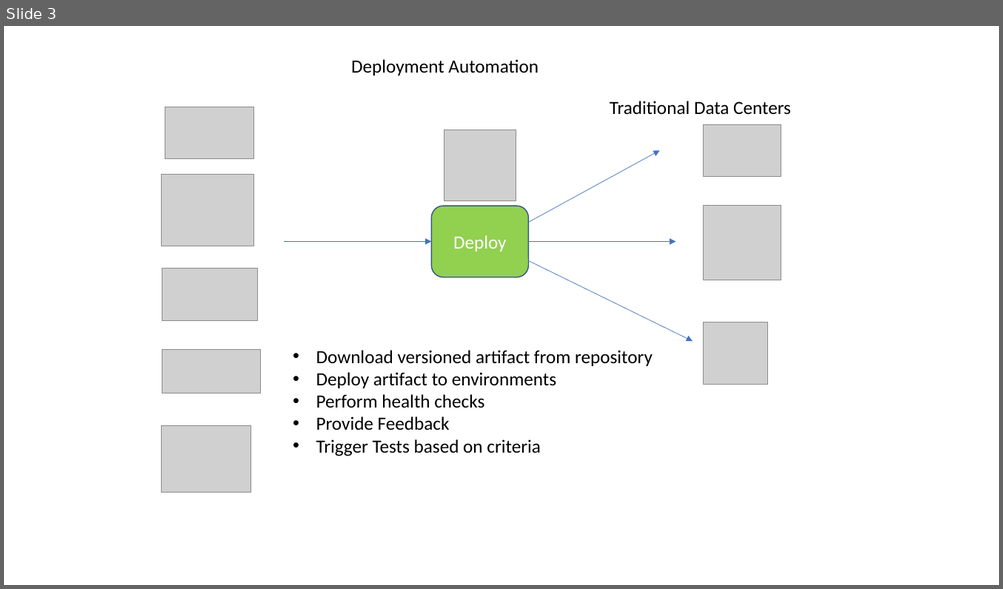
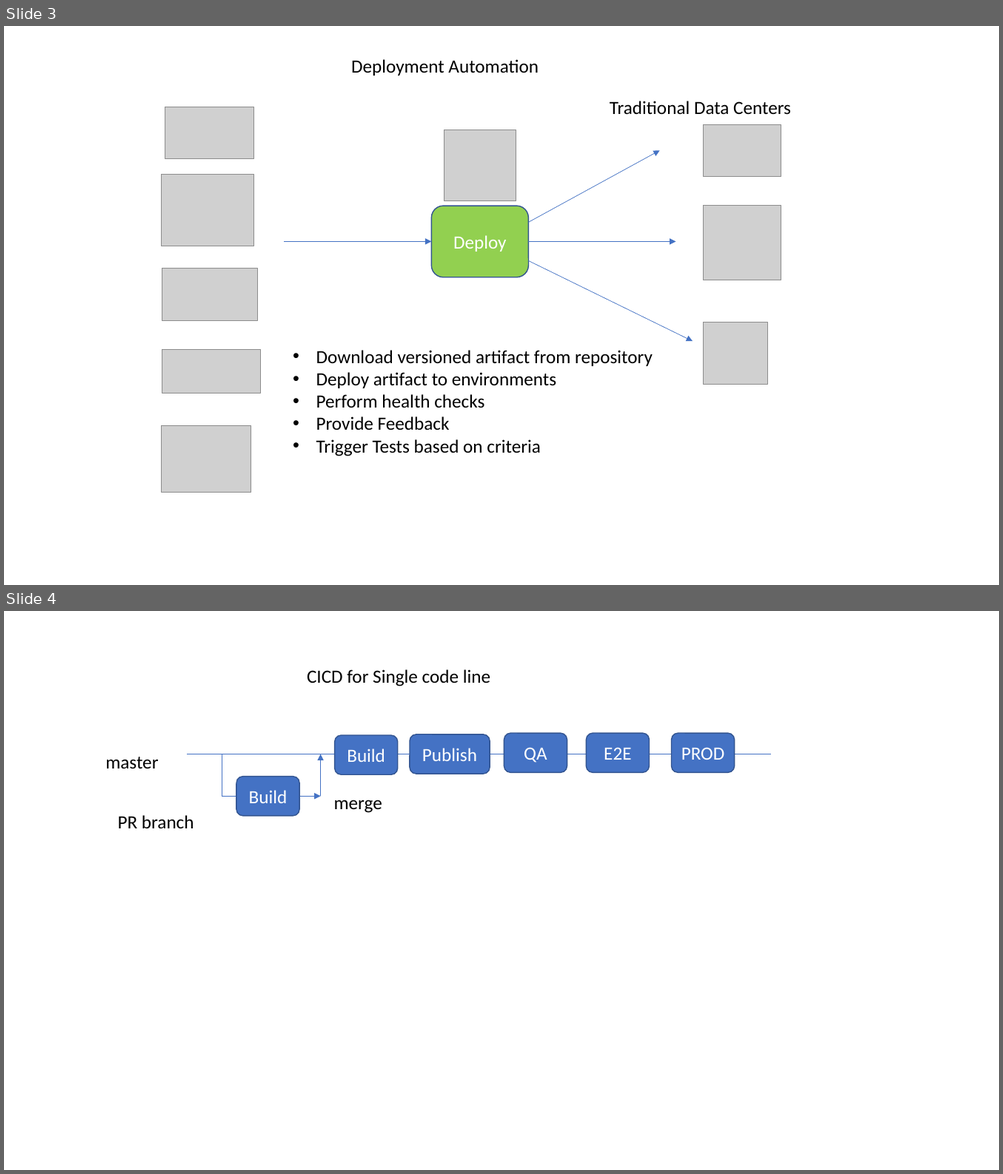
Before and after one commit to varsharaju/product-doc-sample, a slide deck: Resume.pptx. Shown one above the other, each under a label of ours: slide 3 before the commit, slides 3 and 4 after it. The pictures are 1003x589 and 1003x1174 pixels, drawn with LibreOffice and Linux fonts; fonts in the diff are those of the drawing; grey boxes stand for pictures. Boxes give left, top, right and bottom in pixels: in the first picture for what was removed or moved away, otherwise in the second. Text is boxed around its words. In the diff, an @@ line names an element or a change of style, - is before the commit and + after.

```diff
--- a/Resume.pptx
+++ b/Resume.pptx
@@ slide 4 added at [4, 611, 999, 1170], background #FFFFFF @@
@@ text added at [307, 669, 490, 686], 18 pt, text #000000 @@
+CICD for Single code line
@@ rounded rectangle added at [335, 735, 397, 775], fill #4472C4, outline #325491 1 pt, 18 pt, text #FFFFFF @@
+Build
@@ rounded rectangle added at [410, 735, 489, 775], fill #4472C4, outline #325491 1 pt, 18 pt, text #FFFFFF @@
+Publish
@@ rounded rectangle added at [504, 733, 566, 773], fill #4472C4, outline #325491 1 pt, 18 pt, text #FFFFFF @@
+QA
@@ rounded rectangle added at [586, 733, 649, 773], fill #4472C4, outline #325491 1 pt, 18 pt, text #FFFFFF @@
+E2E
@@ rounded rectangle added at [671, 733, 734, 773], fill #4472C4, outline #325491 1 pt, 18 pt, text #FFFFFF @@
+PROD
@@ text added at [105, 757, 158, 769], 18 pt, text #000000 @@
+master
@@ line added from (187, 755) to (771, 755), #4472C4 0.5 pt @@
@@ line added from (222, 755) to (222, 796), #4472C4 0.5 pt @@
@@ arrow added from (320, 796) to (320, 755), #4472C4 0.5 pt @@
@@ rounded rectangle added at [236, 777, 299, 816], fill #4472C4, outline #325491 1 pt, 18 pt, text #FFFFFF @@
+Build
@@ arrow added from (222, 796) to (320, 796), #4472C4 0.5 pt @@
@@ text added at [334, 800, 382, 813], 18 pt, text #000000 @@
+merge
@@ text added at [118, 815, 194, 829], 18 pt, text #000000 @@
+PR branch
```
Also in this commit, not shown: 1 other slide added, 12 other files.
